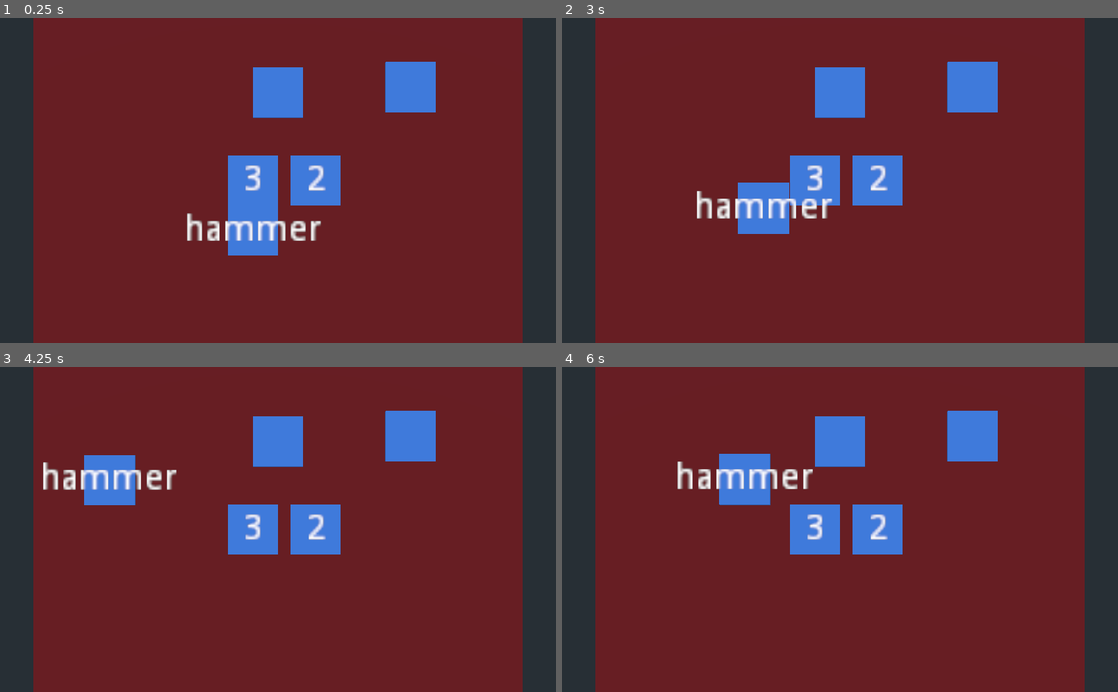
Above: before the commit, frames 1-4 (two rows, left to right).
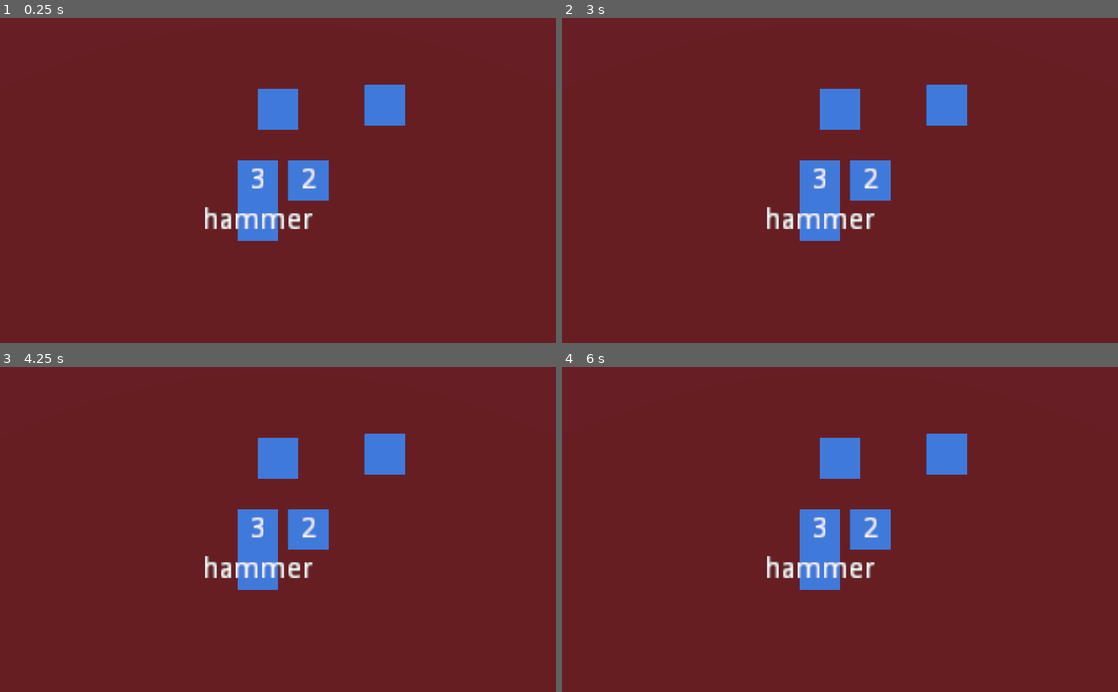
Above: after the commit, the same moments.

Repository: njj-abs/godot-merge-tile
Game: Godot game, scene res://3D/physics/DragAndDrop.tscn
Two runs of this game, one before a commit and one after it. Both use one fixed random seed, a clock stepped at 60 frames per second and the inputs below. This scene is started directly instead of the project's main scene.
Inputs (mouse positions are in pixels of both pictures, inside the frame that each line leads up to):
- Up to frame 1 (0.25 s): no input
- Up to frame 2 (3 s): tap Enter at 0.5, 2 s; move the mouse to (962, 164) at 0.52 s; click (962, 164) at 0.67 s; tap Space at 1.25, 2.75 s; drag from (728, 196) to (812, 245) at 1.27 s; move the mouse to (895, 109) at 2.02 s; click (895, 109) at 2.17 s; drag from (812, 245) to (673, 131) at 2.77 s
- Up to frame 3 (4.25 s): move the mouse to (444, 578) at 3.52 s; click (444, 578) at 3.67 s
- Up to frame 4 (6 s): tap Enter at 4.25 s; drag from (673, 480) to (756, 448) at 4.27 s; move the mouse to (867, 529) at 5.02 s; click (867, 529) at 5.17 s; tap Space at 5.75 s; drag from (756, 448) to (728, 545) at 5.77 s

The runs differ from the first frame. In frame 1, 18% of the frame differs, in the area x 0-100%, y 0-100%; in frame 2, 19%; in frame 3, 19%; in frame 4, 19%.

Commit message:
Added the left and Right static body.

Diff:
--- a/3D/physics/DragAndDrop.tscn
+++ b/3D/physics/DragAndDrop.tscn
@@ -11,11 +11,20 @@
 albedo_color = Color( 0.741176, 0.145098, 0.145098, 1 )
 metallic = 0.26
 
+[sub_resource type="PhysicsMaterial" id=9]
+bounce = 0.1
+
+[sub_resource type="ConcavePolygonShape" id=8]
+data = PoolVector3Array( -1, 1, 1, 1, 1, 1, -1, -1, 1, 1, 1, 1, 1, -1, 1, -1, -1, 1, 1, 1, -1, -1, 1, -1, 1, -1, -1, -1, 1, -1, -1, -1, -1, 1, -1, -1, 1, 1, 1, 1, 1, -1, 1, -1, 1, 1, 1, -1, 1, -1, -1, 1, -1, 1, -1, 1, -1, -1, 1, 1, -1, -1, -1, -1, 1, 1, -1, -1, 1, -1, -1, -1, 1, 1, 1, -1, 1, 1, 1, 1, -1, -1, 1, 1, -1, 1, -1, 1, 1, -1, -1, -1, 1, 1, -1, 1, -1, -1, -1, 1, -1, 1, 1, -1, -1, -1, -1, -1 )
+
+[sub_resource type="PhysicsMaterial" id=10]
+bounce = 0.1
+
 [node name="Spatial" type="Spatial"]
 script = ExtResource( 1 )
 
 [node name="Camera" type="Camera" parent="."]
-transform = Transform( 1, 0, 0, 0, -4.37114e-08, 1, 0, -1, -4.37114e-08, 0, 16.21, 0 )
+transform = Transform( 1, 0, 0, 0, -4.37114e-08, 1, 0, -1, -4.37114e-08, 0, 20, 0 )
 keep_aspect = 0
 current = true
 
@@ -26,7 +35,7 @@
 transform = Transform( 1, 0, 0, 0, 1, 0, 0, 0, 1, 0.00404263, 0.1, -3.51251 )
 
 [node name="Floor" type="KinematicBody" parent="."]
-transform = Transform( 10, 0, 0, 0, 5, 0, 0, 0, 10, 0, 0, 0 )
+transform = Transform( 14, 0, 0, 0, 5, 0, 0, 0, 10, 0, 0, 0 )
 motion/sync_to_physics = true
 
 [node name="CollisionShape" type="CollisionShape" parent="Floor"]
@@ -37,3 +46,17 @@
 transform = Transform( 1, 0, 0, 0, 80.987, 0, 0, 0, 1, 0, 0, 0 )
 mesh = SubResource( 6 )
 material/0 = SubResource( 7 )
+
+[node name="LeftStaticBody" type="StaticBody" parent="."]
+transform = Transform( 1, 0, 0, 0, 1.229, 0, 0, 0, 10.05, -15, 0.45, 0 )
+physics_material_override = SubResource( 9 )
+
+[node name="CollisionShape" type="CollisionShape" parent="LeftStaticBody"]
+shape = SubResource( 8 )
+
+[node name="RightStaticBody" type="StaticBody" parent="."]
+transform = Transform( 1, 0, 0, 0, 1.22852, 0, 0, 0, 10.0496, 15, 0.45, 0 )
+physics_material_override = SubResource( 10 )
+
+[node name="CollisionShape" type="CollisionShape" parent="RightStaticBody"]
+shape = SubResource( 8 )
--- a/project.godot
+++ b/project.godot
@@ -38,6 +38,7 @@
 
 [physics]
 
+3d/smooth_trimesh_collision=true
 common/enable_pause_aware_picking=true
 
 [rendering]
Not shown: 1 places in 3D/physics/DragAndDrop.tscn that only renumber resources
